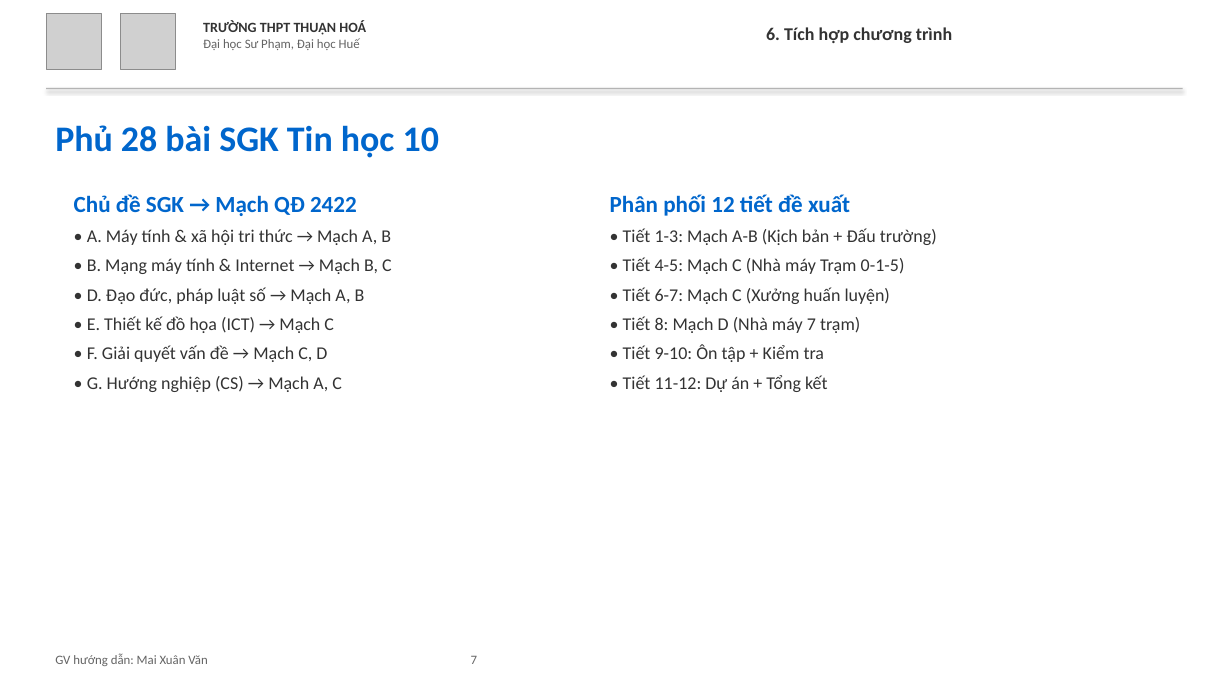
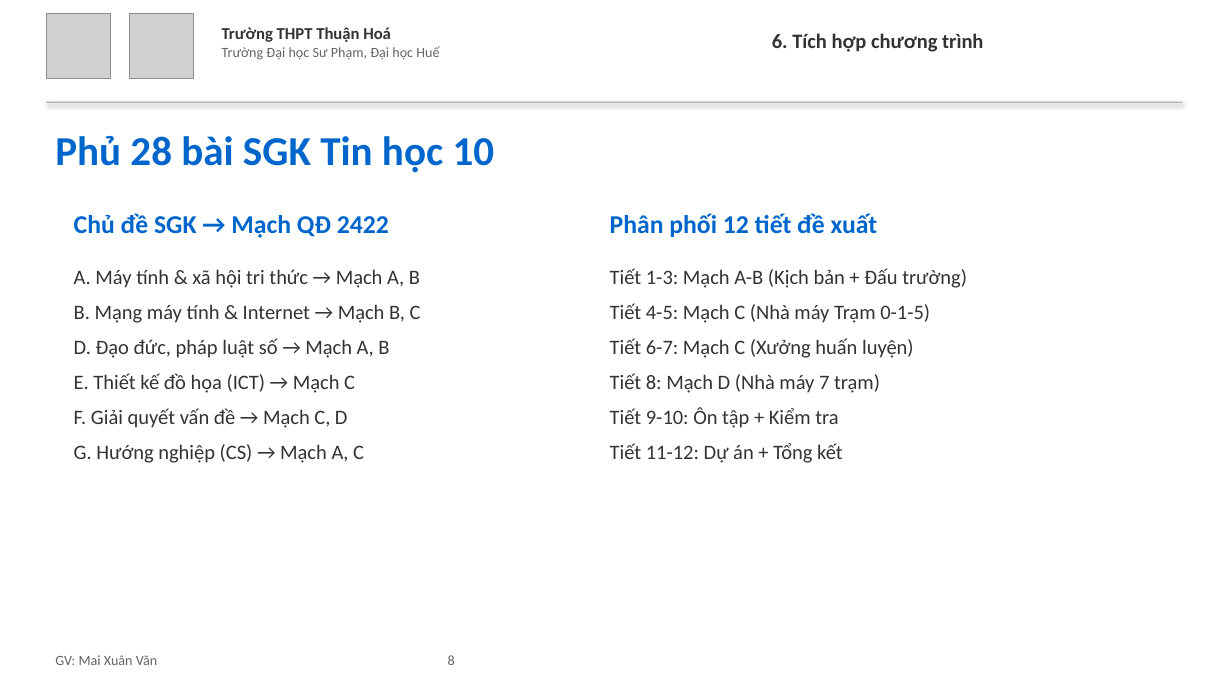
Before and after one commit to mxuanvan02/ainatomy, a slide deck: slide 8 of template_thuanhoa.pptx (slide 7 before the commit). Drawn at 1232x693 pixels with LibreOffice and Linux fonts; fonts in the diff are those of the drawing; grey boxes stand for pictures. Boxes give left, top, right and bottom in pixels: in the first picture for what was removed or moved away, otherwise in the second. Text is boxed around its words. In the diff, an @@ line names an element or a change of style, - is before the commit and + after.

Commit message:
Cập nhật slide: logo xóa nền, header chuẩn, thêm mục lục, tăng cỡ chữ
- Logo THPT Thuận Hoá xóa nền (PNG transparent)
- Header: 'Trường THPT Thuận Hoá' + 'Trường Đại học Sư Phạm, Đại học Huế' (2 dòng)
- Bỏ 'Thuyết minh ý tưởng', tăng cỡ chữ tiêu đề và nội dung
- 'GV' thay vì 'GV hướng dẫn'
- Thêm slide mục lục
- Hạn chế chi tiết code, tập trung ý tưởng sư phạm

```diff
--- a/template_thuanhoa.pptx
+++ b/template_thuanhoa.pptx
@@ picture: place and size @@
-picture at [46,14,102,69]
+picture at [46,14,111,79]
@@ picture: place and size @@
-picture at [120,14,176,69]
+picture at [129,14,194,79]
@@ text at [222,27,439,60]: text changed; size 10 to 11 pt @@
-TRƯỜNG THPT THUẬN HOÁ
-Đại học Sư Phạm, Đại học Huế
+Trường THPT Thuận Hoá
+Trường Đại học Sư Phạm, Đại học Huế
@@ text "6. Tích hợp chương trình" at [772,33,983,52]: size 14 to 16 pt @@
@@ rectangle: place and size @@
-rectangle at [46,88,1183,89]
+rectangle at [46,102,1183,103]
@@ text "Phủ 28 bài SGK Tin ...": place and size @@
-text "Phủ 28 bài SGK Tin ..." at [55,125,439,158]
+text "Phủ 28 bài SGK Tin ..." at [55,136,495,173]
@@ text "Phủ 28 bài SGK Tin ..." at [55,136,495,173]: size 28 to 32 pt @@
@@ text "Chủ đề SGK → Mạch ...": place and size @@
-text "Chủ đề SGK → Mạch ..." at [74,194,392,392]
+text "Chủ đề SGK → Mạch ..." at [74,213,421,463]
@@ text "Phân phối 12 tiết đề ...": place and size @@
-text "Phân phối 12 tiết đề ..." at [610,194,937,392]
+text "Phân phối 12 tiết đề ..." at [610,213,967,463]
@@ text at [74,213,389,238]: size 18 to 20 pt in "Chủ đề SGK → Mạch QĐ 2422"; more space between paragraphs @@
@@ text at [610,213,878,237]: size 18 to 20 pt in "Phân phối 12 tiết đề xuất"; more space between paragraphs @@
@@ text at [74,269,421,463]: text changed; size 14 to 16 pt @@
-• A. Máy tính & xã hội tri thức → Mạch A, B
-• B. Mạng máy tính & Internet → Mạch B, C
-• D. Đạo đức, pháp luật số → Mạch A, B
-• E. Thiết kế đồ họa (ICT) → Mạch C
-• F. Giải quyết vấn đề → Mạch C, D
-• G. Hướng nghiệp (CS) → Mạch A, C
+A. Máy tính & xã hội tri thức → Mạch A, B
+B. Mạng máy tính & Internet → Mạch B, C
+D. Đạo đức, pháp luật số → Mạch A, B
+E. Thiết kế đồ họa (ICT) → Mạch C
+F. Giải quyết vấn đề → Mạch C, D
+G. Hướng nghiệp (CS) → Mạch A, C
@@ text at [610,268,967,463]: text changed; size 14 to 16 pt @@
-• Tiết 1-3: Mạch A-B (Kịch bản + Đấu trường)
-• Tiết 4-5: Mạch C (Nhà máy Trạm 0-1-5)
-• Tiết 6-7: Mạch C (Xưởng huấn luyện)
-• Tiết 8: Mạch D (Nhà máy 7 trạm)
-• Tiết 9-10: Ôn tập + Kiểm tra
-• Tiết 11-12: Dự án + Tổng kết
+Tiết 1-3: Mạch A-B (Kịch bản + Đấu trường)
+Tiết 4-5: Mạch C (Nhà máy Trạm 0-1-5)
+Tiết 6-7: Mạch C (Xưởng huấn luyện)
+Tiết 8: Mạch D (Nhà máy 7 trạm)
+Tiết 9-10: Ôn tập + Kiểm tra
+Tiết 11-12: Dự án + Tổng kết
@@ text at [55,655,455,665]: text changed; size 10 to 11 pt @@
-GV hướng dẫn: Mai Xuân Văn 7
+GV: Mai Xuân Văn 8
```
Also in this commit, not shown: 12 other slides changed, 1 slide added, 2 other files.
